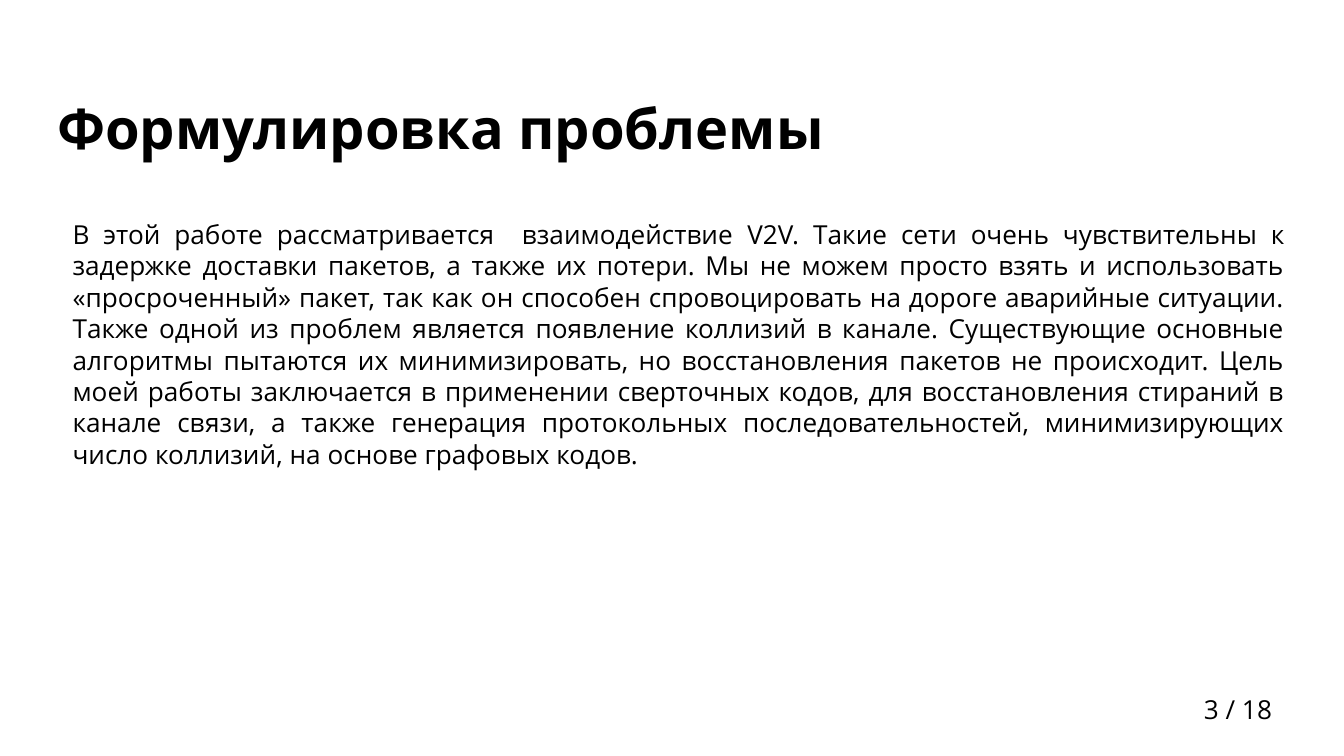
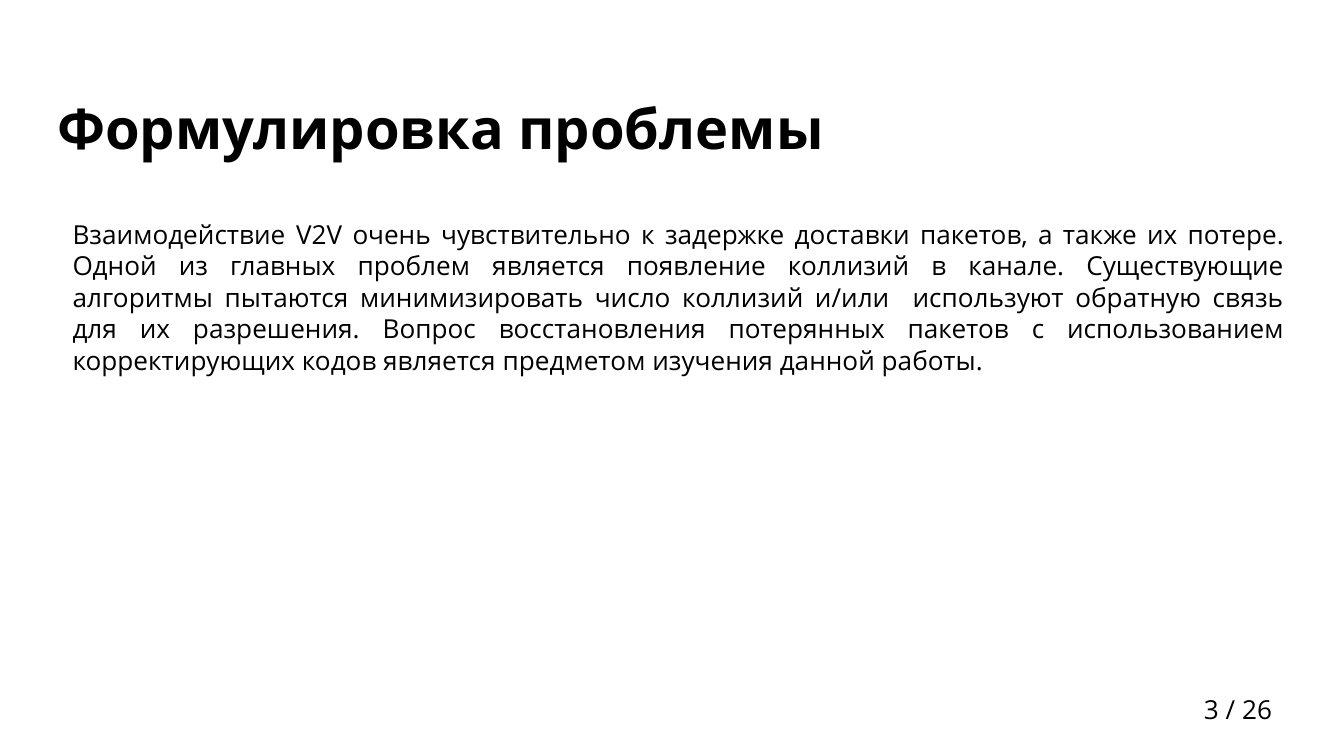
Before and after one commit to egalkin/bachelors_diploma, a slide deck: slide 3 of docs/presentation.pptx. Drawn at 1344x756 pixels with LibreOffice and Linux fonts; fonts in the diff are those of the drawing; background and template pictures are left out. Boxes give left, top, right and bottom in pixels: in the first picture for what was removed or moved away, otherwise in the second. Text is boxed around its words. In the diff, an @@ line names an element or a change of style, - is before the commit and + after.

```diff
--- a/docs/presentation.pptx
+++ b/docs/presentation.pptx
@@ text at bbox=[73, 224, 1284, 377]: text changed @@
-В этой работе рассматривается взаимодействие V2V. Такие сети очень чувствительны к задержке доставки пакетов, а также их потери. Мы не можем просто взять и использовать «просроченный» пакет, так как он способен спровоцировать на дороге аварийные ситуации. Также одной из проблем является появление коллизий в канале. Существующие основные алгоритмы пытаются их минимизировать, но восстановления пакетов не происходит. Цель моей работы заключается в применении сверточных кодов, для восстановления стираний в канале связи, а также генерация протокольных последовательностей, минимизирующих число коллизий, на основе графовых кодов.
+Взаимодействие V2V очень чувствительно к задержке доставки пакетов, а также их потере. Одной из главных проблем является появление коллизий в канале. Существующие алгоритмы пытаются минимизировать число коллизий и/или используют обратную связь для их разрешения. Вопрос восстановления потерянных пакетов с использованием корректирующих кодов является предметом изучения данной работы.
@@ page number at bbox=[1204, 700, 1272, 720]: text changed @@
-3 / 18
+3 / 26
```
Also in this commit, not shown: 6 other slides changed, 9 slides added, 1 slide removed, 1 other file.
